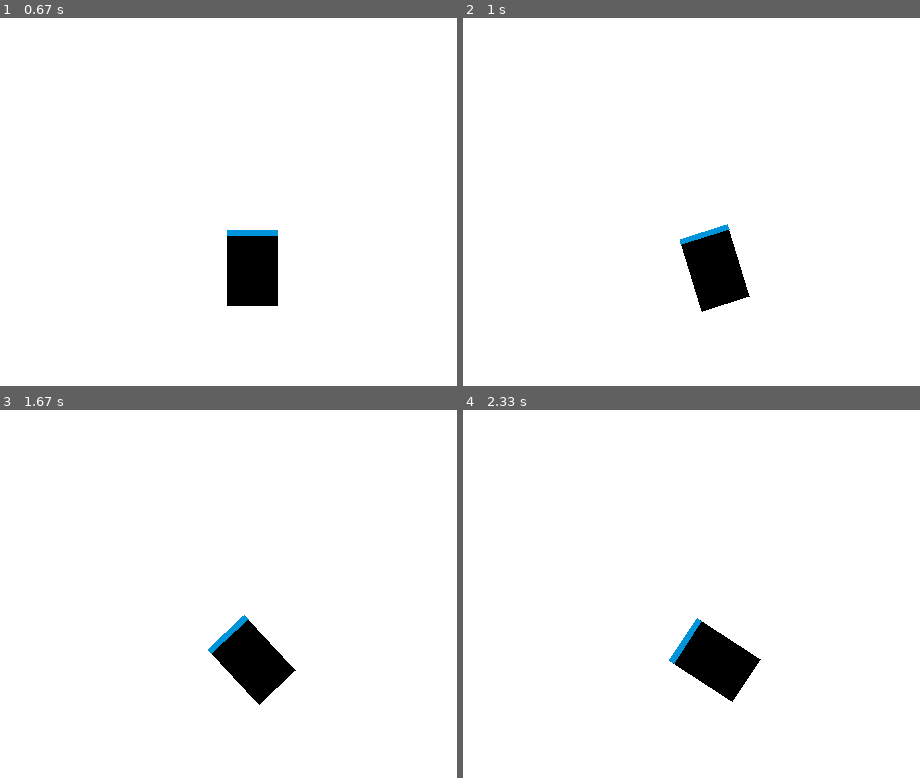
Above: before the commit, frames 1-4 (two rows, left to right).
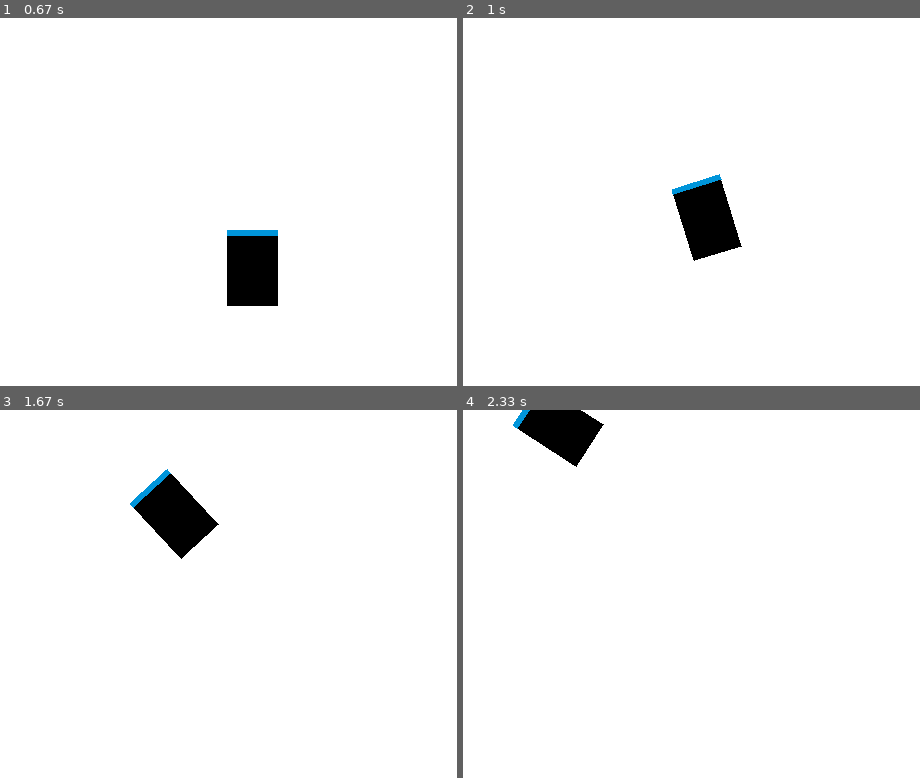
Above: after the commit, the same moments.

Repository: Wooyceps/mobile-robot-pygame-simulation
Game: pygame game, started from main.py
Two runs of this game, one before a commit and one after it. Both use one fixed random seed, a clock stepped at 60 frames per second and the inputs below.
Inputs (mouse positions are in pixels of both pictures, inside the frame that each line leads up to):
- Up to frame 1 (0.67 s): click (251, 268) at 0.38 s
- Up to frame 2 (1 s): click (682, 290) at 0.72 s
- Up to frame 3 (1.67 s): click (outside the picture) at 1.55 s
- Up to frame 4 (2.33 s): click (718, 693) at 1.88 s

Frame 1 is identical in both runs. In frame 2, 3.4% of the frame differs, in the area x 45-63%, y 42-80%; in frame 3, 4.6%, in the area x 28-65%, y 16-81%; in frame 4, 4.1%.

Commit message:
implemented actually getting to the destined point with simultaneous rotary and linear movement, yet it struggles to get to destination if unable to turn that fast

Diff:
--- a/AMR.py
+++ b/AMR.py
@@ -102,11 +102,13 @@
         if target_angle_rad < 0:
             target_angle_rad += 2 * math.pi
         angle_diff_rad = target_angle_rad - self.angle_rad # angular distance to cover
-        print(f"target_angle = {round(target_angle_rad * 180 / math.pi, 2)}, angle_diff = {round(abs(angle_diff_rad) * 180 / math.pi, 2)}")
+        # print(f"target_angle = {round(target_angle_rad * 180 / math.pi, 2)}, angle_diff = {round(abs(angle_diff_rad) * 180 / math.pi, 2)}")
         if abs(angle_diff_rad) * 180/math.pi > 1:   # if remaining angle to cover is more than 1 degree
             if angle_diff_rad < - math.pi or (0 < angle_diff_rad < math.pi):
                 self.rotate(1)
             else:
                 self.rotate(-1)
+        if math.sqrt((self.x - self.target[0]) ** 2 + (self.y - self.target[1]) ** 2) > 5:  # if distance to target is more than 5 pixels
+            self.move_fwd_bwd(-1)
         else:
             self.plan_trajectory = False
